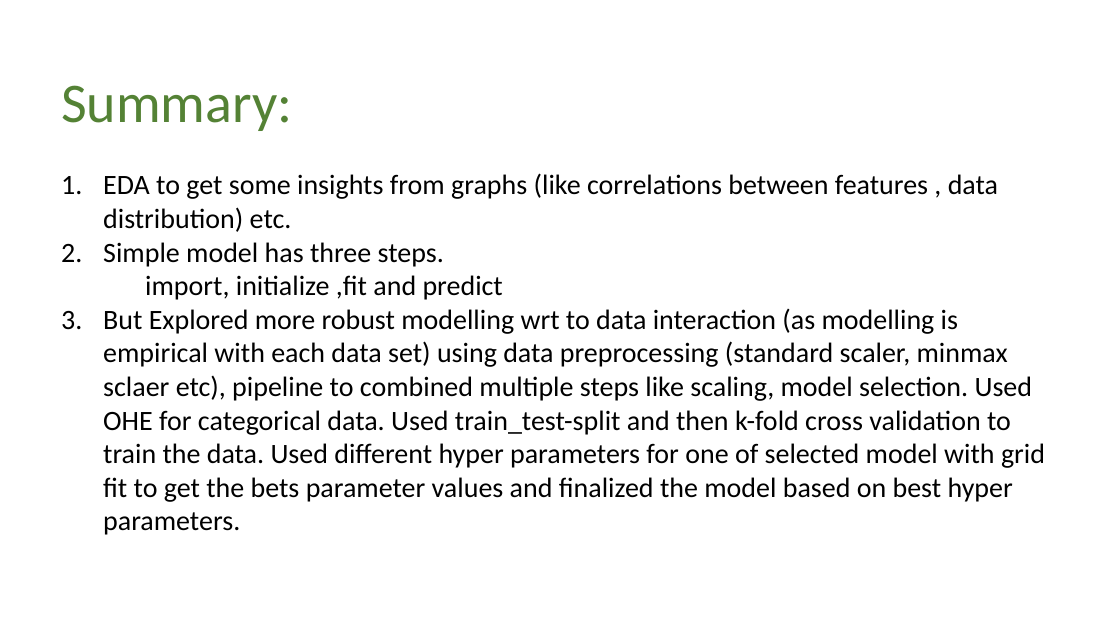
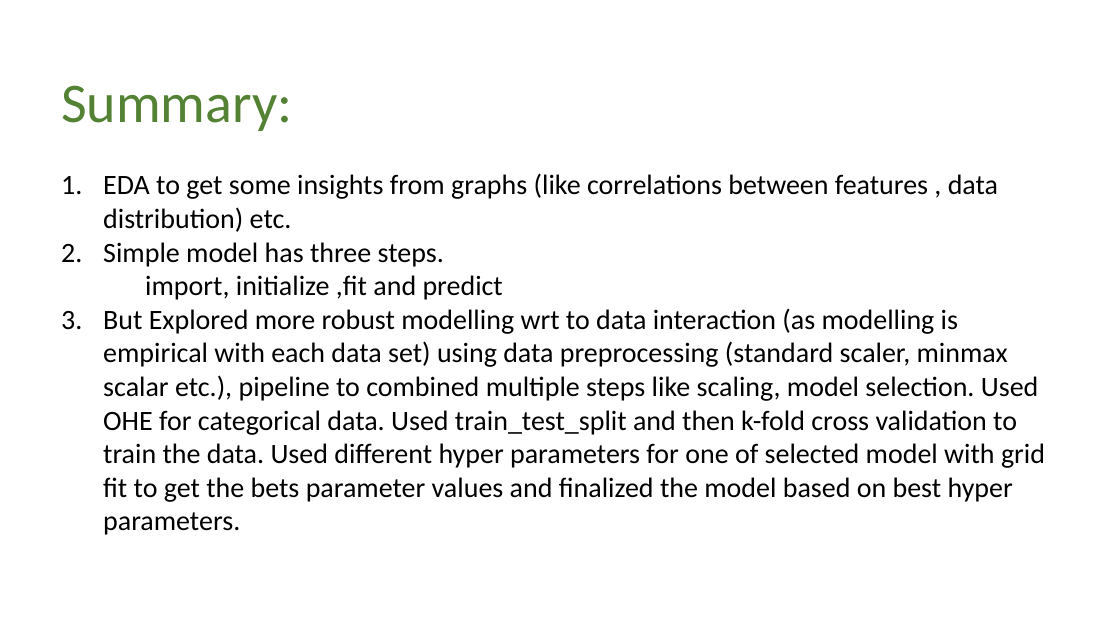
Before and after one commit to vikra8pc/FinalProject_RutgersDS, a slide deck: slide 32 of Presentation.pptx. Drawn at 1120x630 pixels with LibreOffice and Linux fonts; fonts in the diff are those of the drawing. Boxes give left, top, right and bottom in pixels: in the first picture for what was removed or moved away, otherwise in the second. Text is boxed around its words. In the diff, an @@ line names an element or a change of style, - is before the commit and + after.

Commit message:
updated slides

```diff
--- a/Presentation.pptx
+++ b/Presentation.pptx
@@ text at (x1=103, y1=309, x2=1045, y2=535): text changed @@
-3. But Explored more robust modelling wrt to data interaction (as modelling is empirical with each data set) using data preprocessing (standard scaler, minmax sclaer etc), pipeline to combined multiple steps like scaling, model selection. Used OHE for categorical data. Used train_test-split and then k-fold cross validation to train the data. Used different hyper parameters for one of selected model with grid fit to get the bets parameter values and finalized the model based on best hyper parameters.
+3. But Explored more robust modelling wrt to data interaction (as modelling is empirical with each data set) using data preprocessing (standard scaler, minmax scalar etc.), pipeline to combined multiple steps like scaling, model selection. Used OHE for categorical data. Used train_test_split and then k-fold cross validation to train the data. Used different hyper parameters for one of selected model with grid fit to get the bets parameter values and finalized the model based on best hyper parameters.
```
